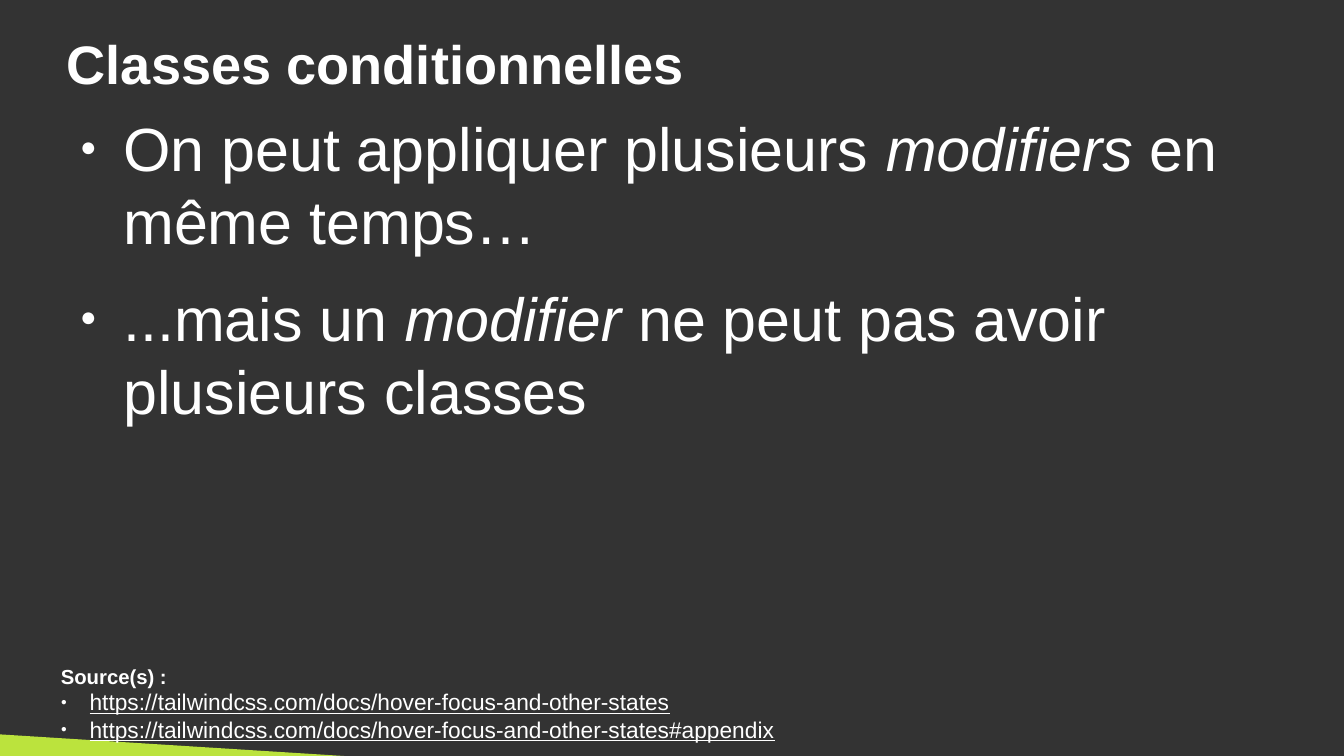
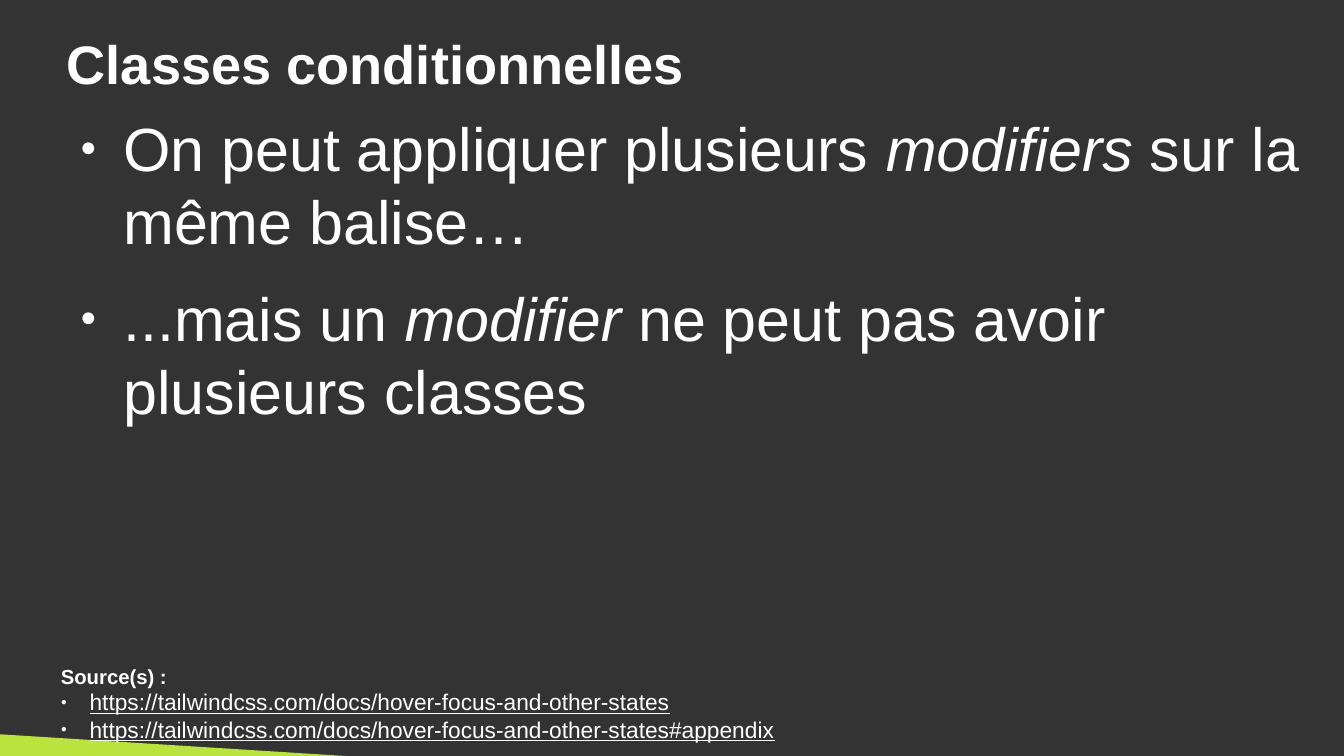
Before and after one commit to DanYellow/cours, a slide deck: slide 22 of integration-web-s2/travaux-pratiques/numero-4/presentation.odp. Drawn at 1344x756 pixels with LibreOffice and Linux fonts; fonts in the diff are those of the drawing. Boxes give left, top, right and bottom in pixels: in the first picture for what was removed or moved away, otherwise in the second. Text is boxed around its words. In the diff, an @@ line names an element or a change of style, - is before the commit and + after.

```diff
--- a/integration-web-s2/travaux-pratiques/numero-4/presentation.odp
+++ b/integration-web-s2/travaux-pratiques/numero-4/presentation.odp
@@ text at (123,127,1299,245): text changed @@
-● On peut appliquer plusieurs modifiers en même temps…
+● On peut appliquer plusieurs modifiers sur la même balise…
```
Also in this commit, not shown: 10 other slides changed, 1 other file.
